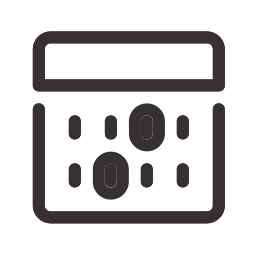
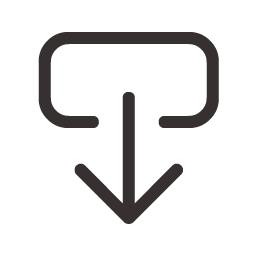
Layer changes from the first 256px x 256px image to the second:
added group "download" with 1 layers above "search" over (38, 32, 219, 224)
added layer "n" in group "download" over (38, 32, 219, 224)
hid group "next_week" (1 layers) over (32, 31, 225, 224)
hid group "tomorrow" (1 layers) over (32, 31, 225, 224)
